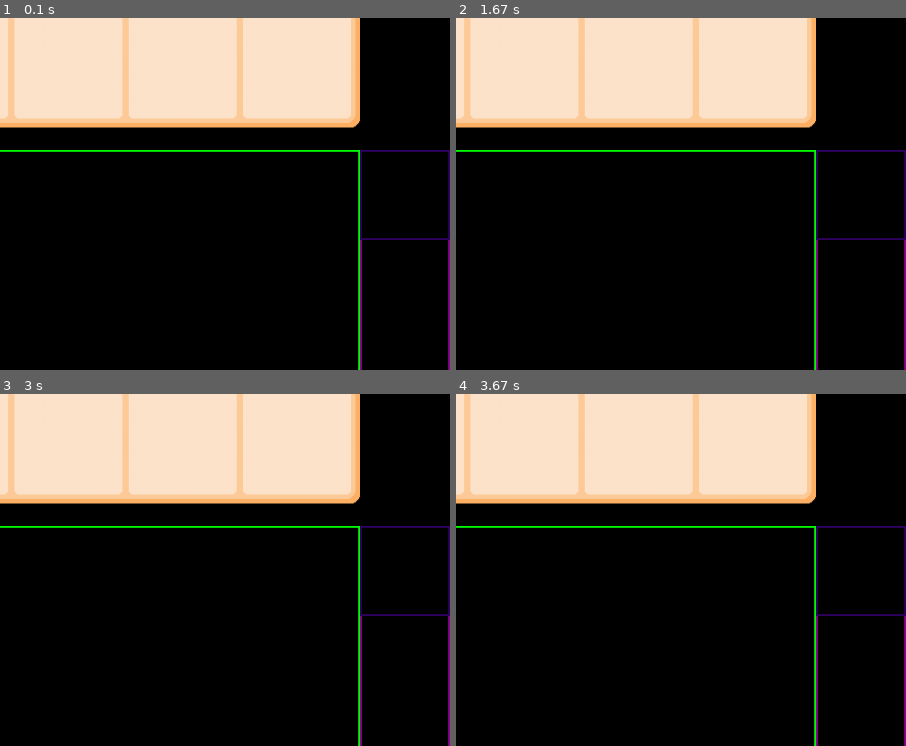
Above: before the commit, frames 1-4 (two rows, left to right).
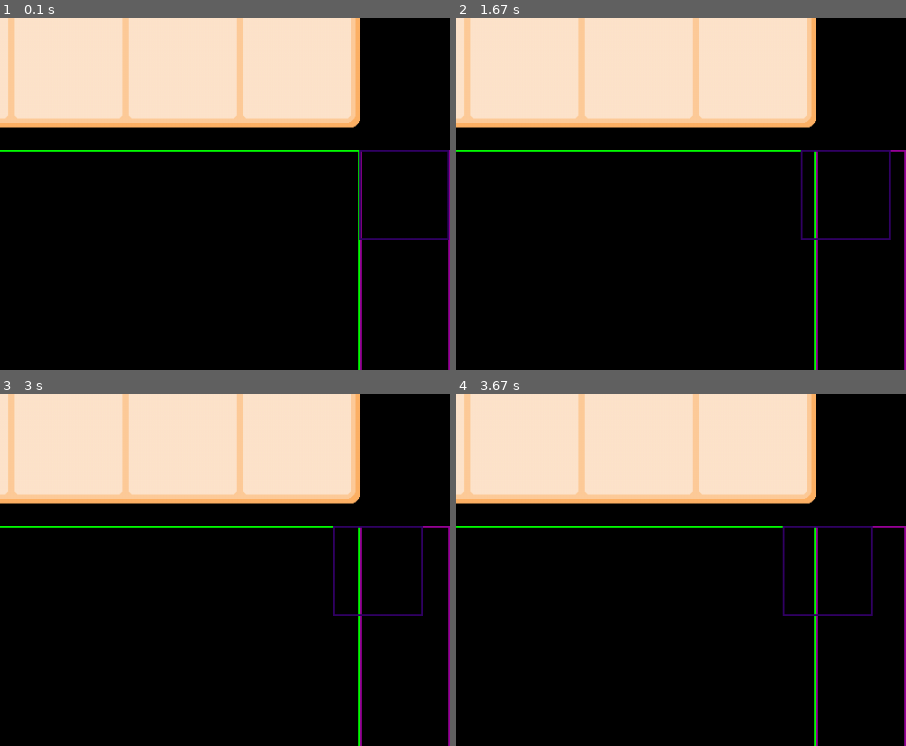
Above: after the commit, the same moments.

Repository: kapusta-gg/pygame_group5
Game: pygame game, started from main.py
Same seed, same stepped clock (60 frames per second), same inputs: the game is played once before the commit and once after it.
Inputs:
- Up to frame 1 (0.1 s): no input
- Up to frame 2 (1.67 s): no input
- Up to frame 3 (3 s): no input
- Up to frame 4 (3.67 s): no input
The pictures show only the part of the screen within x 50-100%, y 5-55%; the shares and areas given below are measured in that part.

The runs differ from the first frame. In frame 1, 0.2% of the frame differs, in the area x 79-100%, y 37-64%; in frame 2, 0.6%; in frame 3, 0.6%; in frame 4, 0.7%, in the area x 72-100%, y 37-64%.

Commit message:
добавлено движение класса Zombie

Diff:
--- a/main.py
+++ b/main.py
@@ -1,3 +1,5 @@
+import pygame.time
+
 from models.zone import *
 from models.interface import *
 from models.entities.plants import *
@@ -16,7 +18,9 @@
 
     #Тестовые
     plant = Plant(100, 200)
-    zombie = Zombie(900 ,200)
+    zombie = Zombie(900, 200)
+
+    clock = pygame.time.Clock()
 
     running = True
     while running:
@@ -24,7 +28,9 @@
         for event in pygame.event.get():
             if event.type == pygame.QUIT:
                 running = False
+        tick = clock.tick()
         # Логика
+        zombie.move(10, tick)
         # Отрисовка объектов
         screen.fill((0, 0, 0))
         dead_zone.draw(screen)
--- a/models/entities/zombies.py
+++ b/models/entities/zombies.py
@@ -1,10 +1,17 @@
 import pygame
-
+import math
 
 class Zombie:
     def __init__(self, x: int, y: int):
-        self.zombie_hitbox = pygame.rect.Rect(x, y, 100, 100)
+        self.x = x
+        self.y = y
+        self.zombie_hitbox = pygame.rect.Rect(self.x, self.y, 100, 100)
         self.zombie_color = pygame.color.Color((51, 0, 102))
 
     def draw(self, screen: pygame.Surface):
         pygame.draw.rect(screen, self.zombie_color, self.zombie_hitbox, width=2)
+
+    def move(self, speed, tick):
+        print(self.zombie_hitbox.x, self.zombie_hitbox.y)
+        self.x += -speed * tick / 1000
+        self.zombie_hitbox = pygame.rect.Rect(int(self.x), self.y, 100, 100)
